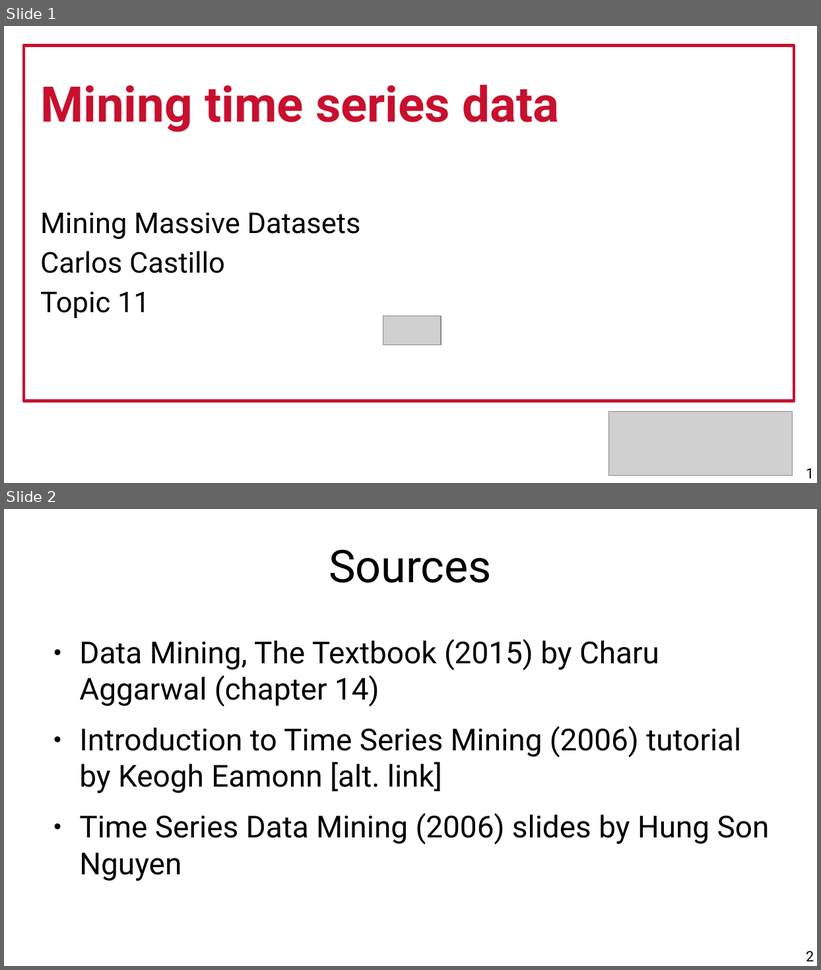
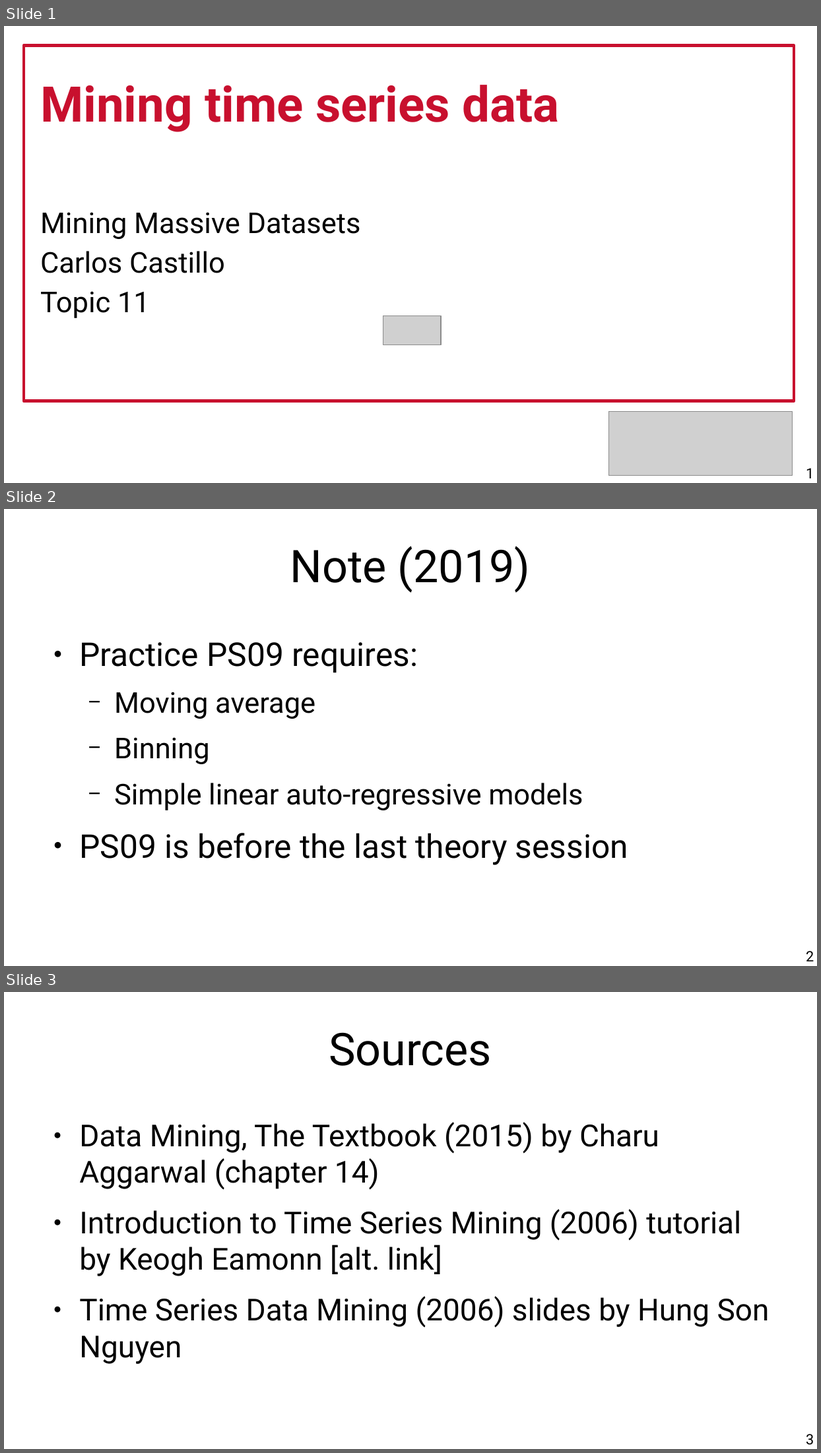
Before and after one commit to chatox/data-mining-course, a slide deck: theory/tt11_time_series.odp. Shown one above the other, each under a label of ours: slides 1 and 2 before the commit, slides 1, 2 and 3 after it. The pictures are 821x970 and 821x1453 pixels, drawn with LibreOffice and Linux fonts; fonts in the diff are those of the drawing; grey boxes stand for pictures. Boxes give left, top, right and bottom in pixels: in the first picture for what was removed or moved away, otherwise in the second. Text is boxed around its words. In the diff, an @@ line names an element or a change of style, - is before the commit and + after.

```diff
--- a/theory/tt11_time_series.odp
+++ b/theory/tt11_time_series.odp
@@ slide 2 added at [4,509,817,966], background #FFFFFF @@
@@ title added at [290,546,531,593], 44 pt, text #000000 @@
+Note (2019)
@@ text added at [79,642,628,865], 32 pt, text #000000 @@
+● Practice PS09 requires:
+  − Moving average
+  − Binning
+  − Simple linear auto-regressive models
+● PS09 is before the last theory session
@@ page number added at [806,951,814,962], 14 pt, text #000000 @@
+2
@@ what was slide 2 is now slide 3 @@
@@ page number at [806,1434,814,1445]: text changed @@
-2
+3
```
Also in this commit, not shown: 6 slides changed, 2 other files.
